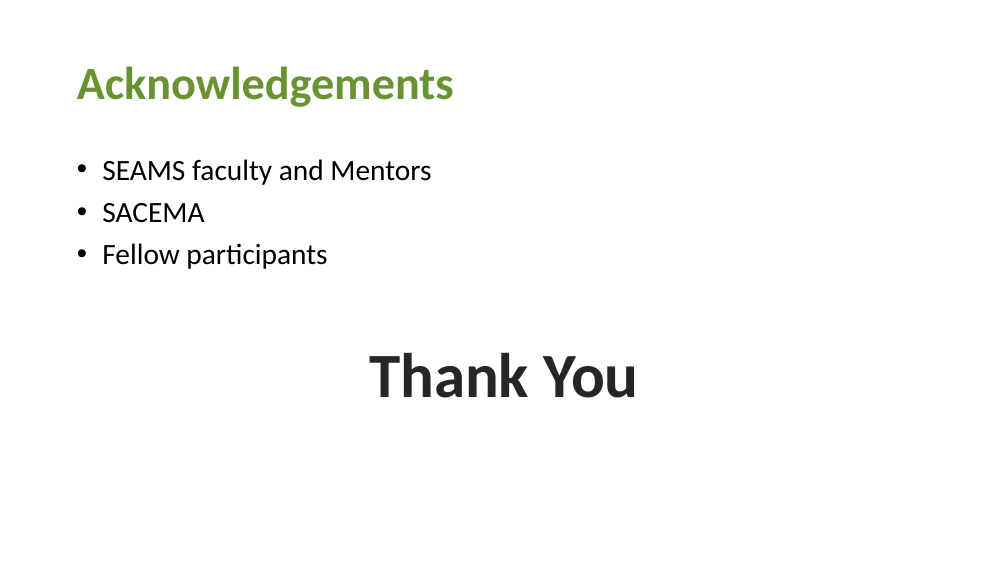
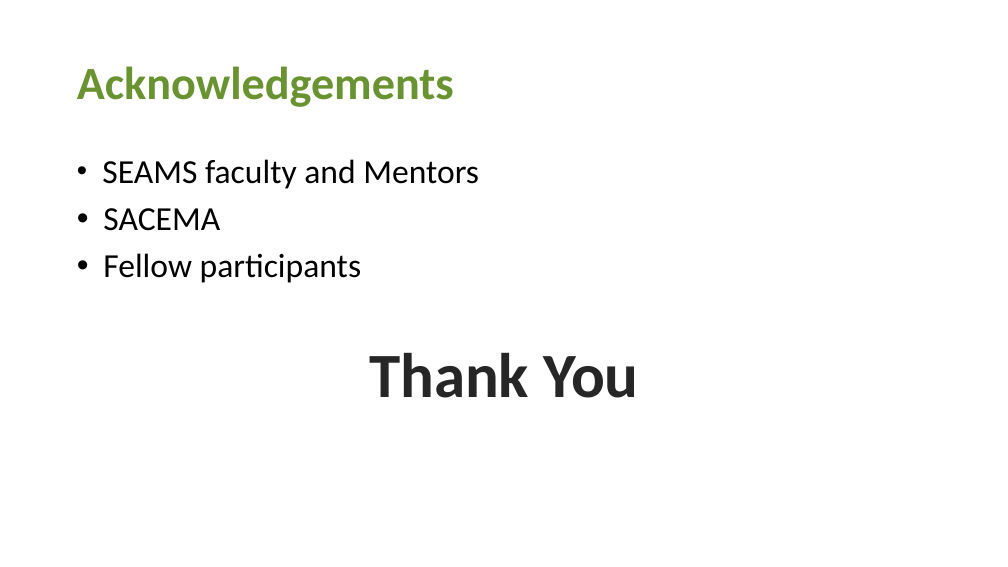
Before and after one commit to zenabu-suboi/masters_project, a slide deck: slide 10 of POWERPOINTS/Zenabu_SEAMS.pptx (slide 9 before the commit). Drawn at 1008x567 pixels with LibreOffice and Linux fonts; fonts in the diff are those of the drawing. Boxes give left, top, right and bottom in pixels: in the first picture for what was removed or moved away, otherwise in the second. Text is boxed around its words. In the diff, an @@ line names an element or a change of style, - is before the commit and + after.

Commit message:
seams last presentation editted

```diff
--- a/POWERPOINTS/Zenabu_SEAMS.pptx
+++ b/POWERPOINTS/Zenabu_SEAMS.pptx
@@ text "SEAMS faculty and Mentors" at [102,159,479,283]: size 28 to 32 pt @@
```
Also in this commit, not shown: 3 other slides changed, 2 slides added, 1 slide removed.
